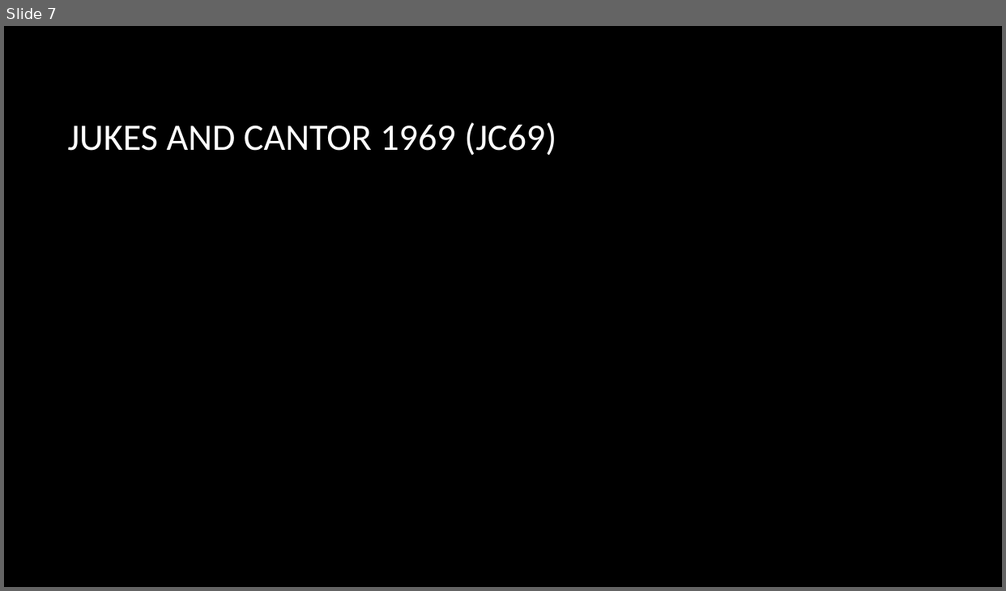
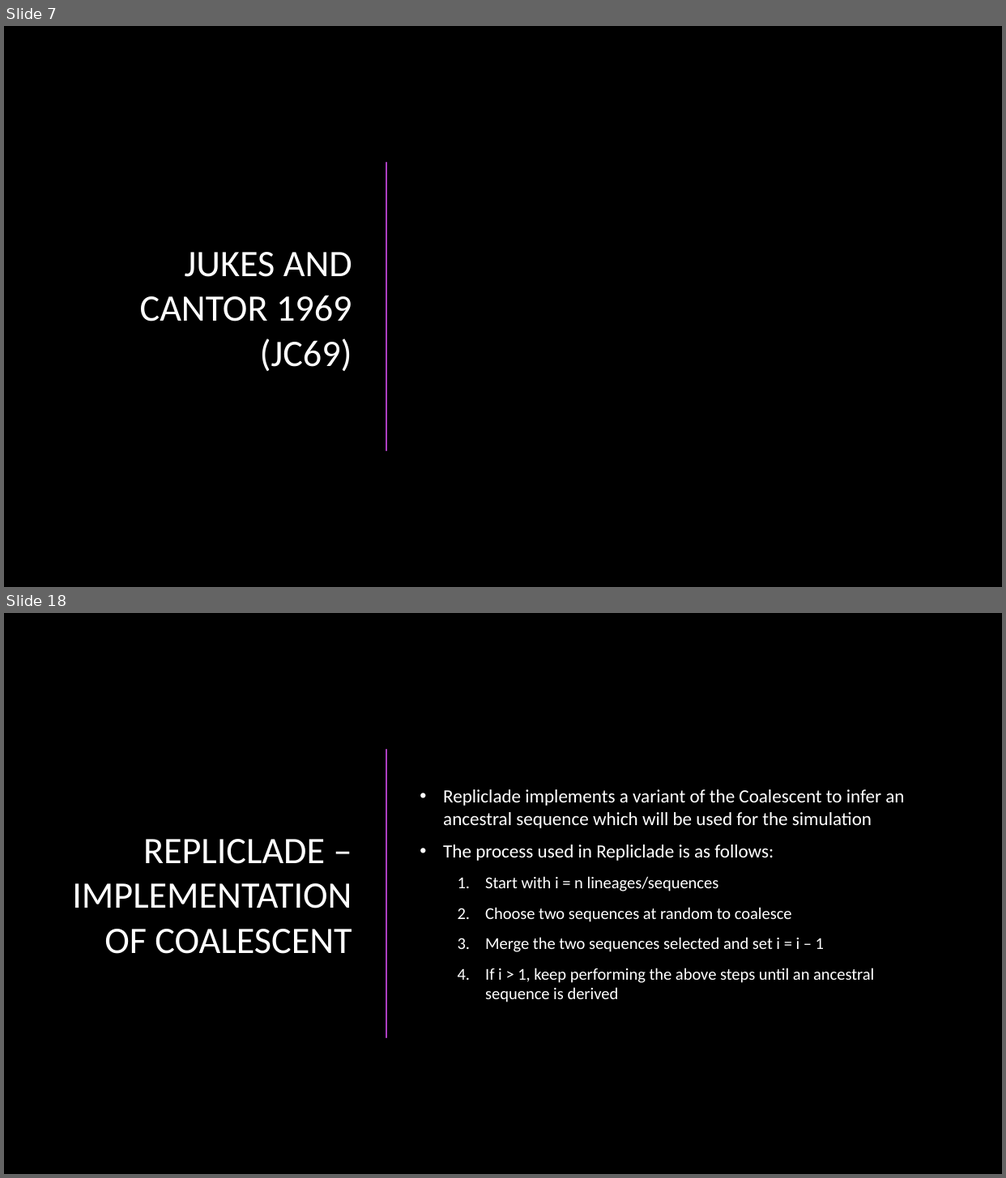
Before and after one commit to hakidehari/RepliClade, a slide deck: Repliclade_final/Repliclade.pptx. Shown one above the other, each under a label of ours: slide 7 before the commit, slides 7 and 18 after it; the slides between them are not shown. The pictures are 1006x591 and 1006x1178 pixels, drawn with LibreOffice and Linux fonts; fonts in the diff are those of the drawing; grey boxes stand for pictures; background and template pictures are left out. Boxes give left, top, right and bottom in pixels: in the first picture for what was removed or moved away, otherwise in the second. Text is boxed around its words. In the diff, an @@ line names an element or a change of style, - is before the commit and + after.

```diff
--- a/Repliclade_final/Repliclade.pptx
+++ b/Repliclade_final/Repliclade.pptx
@@ slide 18 added at (4, 613, 1002, 1174), background picture (left out) @@
@@ line added from (386, 749) to (386, 1037), #AC3EC1 1.5 pt @@
@@ text added at (443, 790, 904, 1003), 16 pt, text #FFFFFF @@
+• Repliclade implements a variant of the Coalescent to infer an ancestral sequence which will be used for the simulation
+• The process used in Repliclade is as follows:
+  1. Start with i = n lineages/sequences
+  2. Choose two sequences at random to coalesce
+  3. Merge the two sequences selected and set i = i – 1
+  4. If i > 1, keep performing the above steps until an ancestral sequence is derived
@@ title added at (72, 839, 351, 954), 36 pt, text #FFFFFF @@
+REPLICLADE – IMPLEMENTATION OF COALESCENT
@@ slide 7 changed as well @@
@@ title "JUKES AND CANTOR 1969 (JC69)": place and size @@
-title "JUKES AND CANTOR 1969 (JC69)" at (68, 122, 556, 156)
+title "JUKES AND CANTOR 1969 (JC69)" at (140, 252, 352, 371)
@@ title "JUKES AND CANTOR 1969 (JC69)" at (140, 252, 352, 371): alignment left to right @@
@@ line added from (386, 162) to (386, 450), #AC3EC1 1.5 pt @@
```
Also in this commit, not shown: 4 other slides changed, 14 other slides added, 2 other files.
